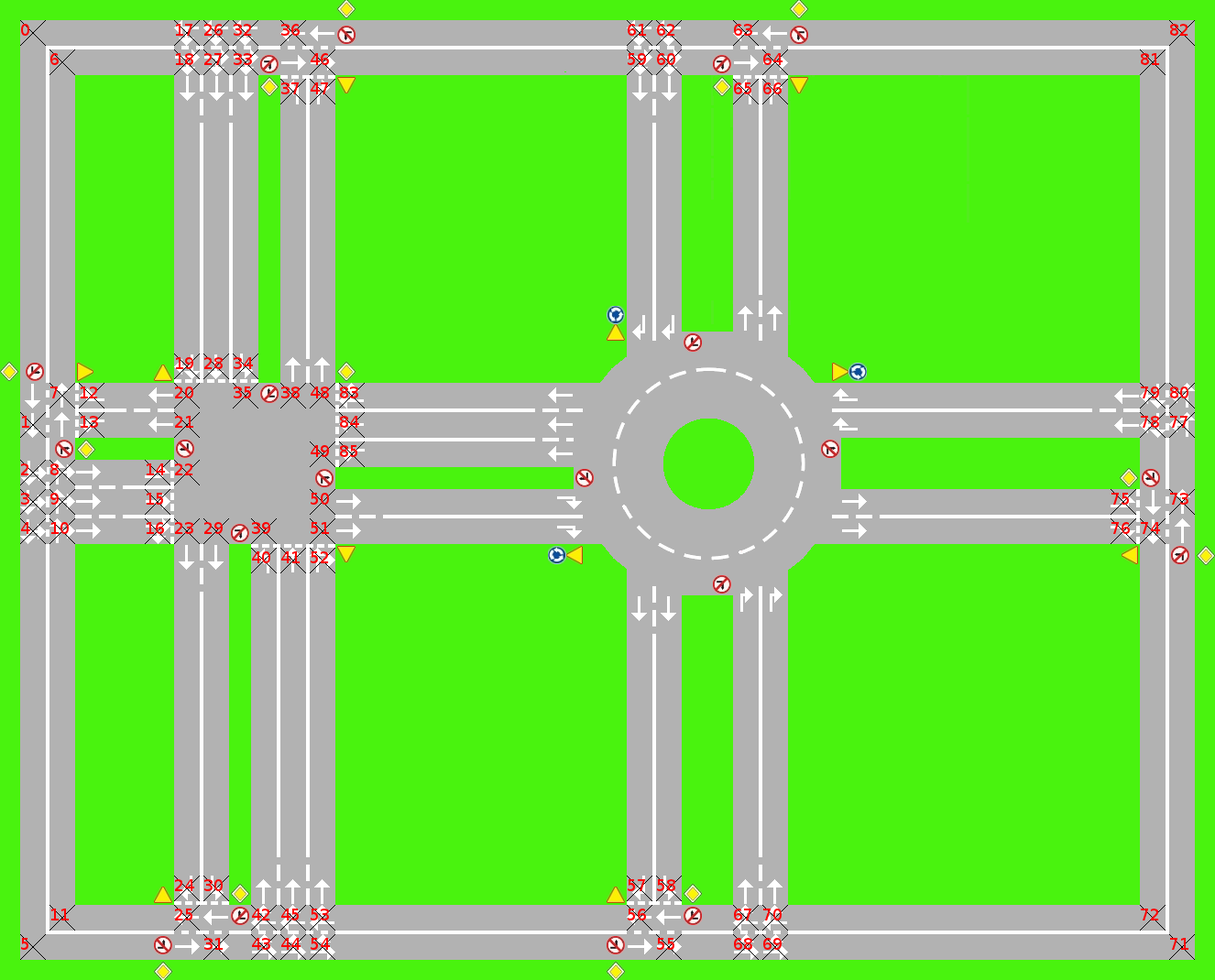
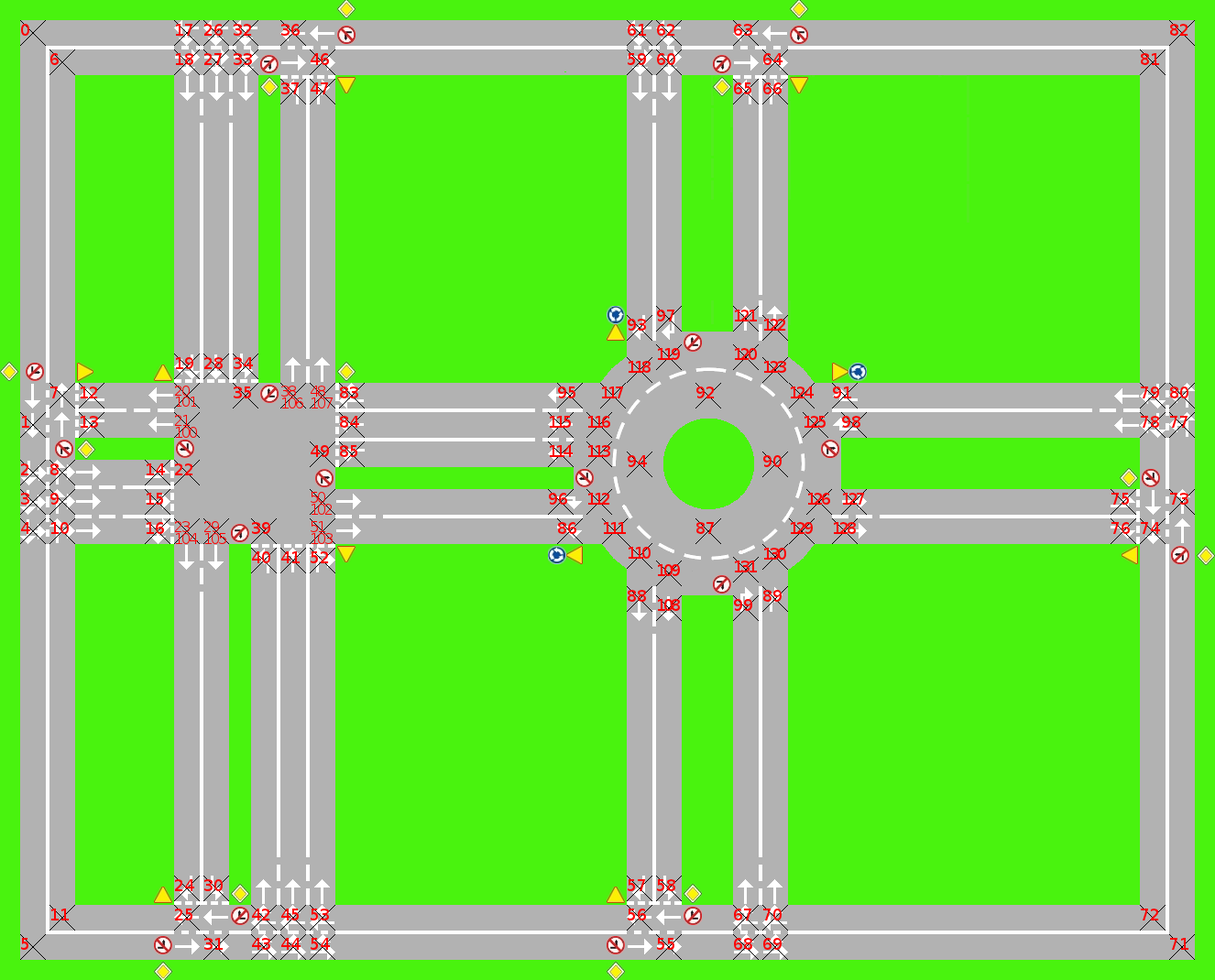
Layered file, before and after one edit (1215 x 980). Changes by layer:
renamed "51" to "51 ...", painted on it over [left=310, top=521, right=333, bottom=545]
renamed "50" to "50 ...", painted on it over [left=310, top=492, right=333, bottom=515]
renamed "48" to "48 ...", painted on it over [left=310, top=385, right=333, bottom=409]
renamed "38" to "38 ...", painted on it over [left=281, top=385, right=304, bottom=409]
renamed "29" to "29 ...", painted on it over [left=204, top=521, right=227, bottom=545]
renamed "23" to "23 ...", painted on it over [left=175, top=521, right=198, bottom=545]
renamed "21" to "21 ...", painted on it over [left=175, top=415, right=198, bottom=439]
renamed "20" to "20 ...", painted on it over [left=175, top=385, right=197, bottom=407]
added layer "131" above "130" over [left=734, top=560, right=757, bottom=573]
added layer "130" above "129" over [left=764, top=547, right=787, bottom=560]
added layer "129" above "128" over [left=790, top=522, right=813, bottom=535]
added layer "128" above "127" over [left=833, top=522, right=856, bottom=535]
added layer "126" above "125" over [left=808, top=492, right=831, bottom=505]
added layer "124" above "123" over [left=790, top=386, right=814, bottom=399]
added layer "122" above "121" over [left=764, top=318, right=787, bottom=331]
added layer "121" above "120" over [left=734, top=309, right=757, bottom=322]
added layer "120" above "119" over [left=734, top=348, right=757, bottom=361]
added layer "119" above "118" over [left=657, top=348, right=680, bottom=361]
added layer "114" above "113" over [left=549, top=445, right=573, bottom=458]
added layer "113" above "112" over [left=588, top=445, right=611, bottom=458]
added layer "112" above "111" over [left=588, top=492, right=611, bottom=505]
added layer "111" above "110" over [left=603, top=522, right=626, bottom=535]
painted on "Checkpoints" over [left=547, top=306, right=867, bottom=622]
…and 24 more changes (24 added)
